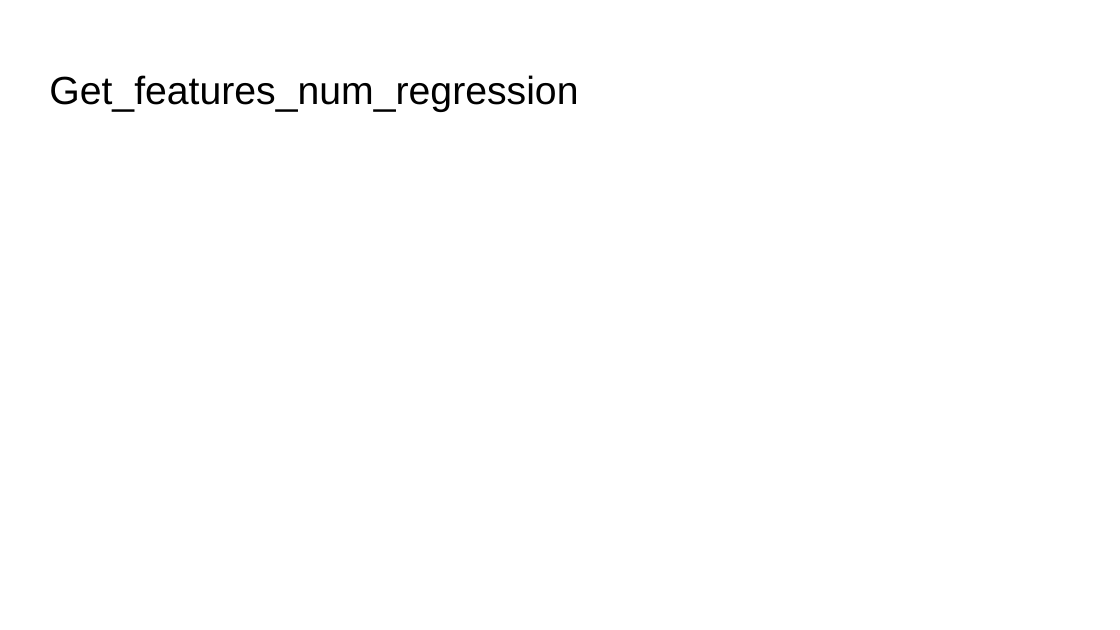
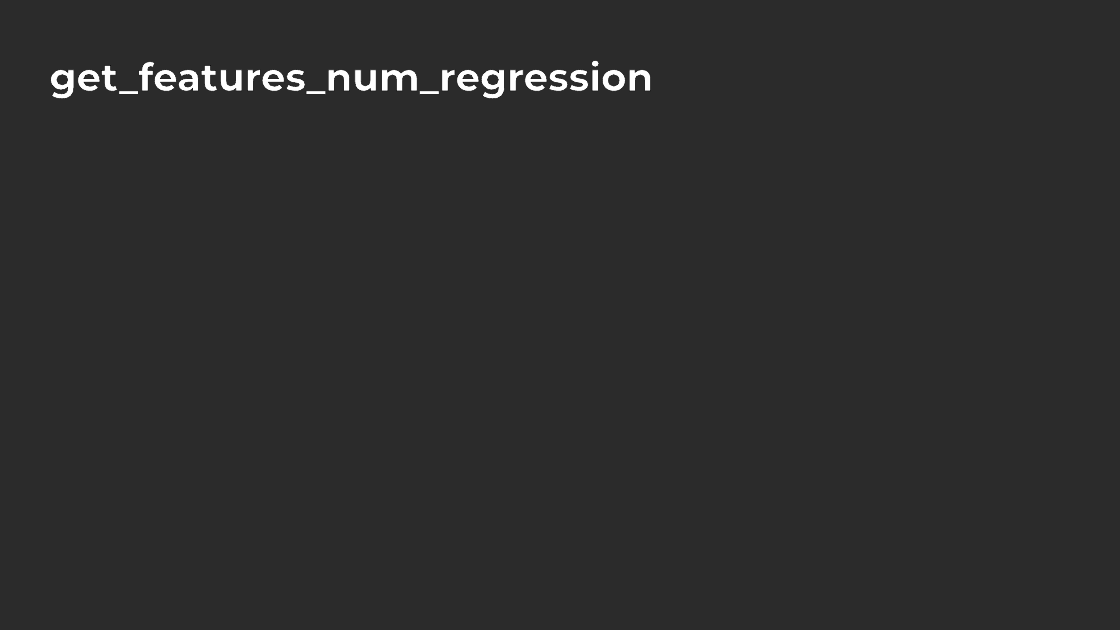
Before and after one commit to mPuchadesdo/Team-Challenge---Team-Lasso, a slide deck: slide 4 of Team_Lasso.pptx. Drawn at 1120x630 pixels with LibreOffice and Linux fonts; fonts in the diff are those of the drawing; background and template pictures are left out; a plain dark background stands for a picture behind light text. Boxes give left, top, right and bottom in pixels: in the first picture for what was removed or moved away, otherwise in the second. Text is boxed around its words. In the diff, an @@ line names an element or a change of style, - is before the commit and + after.

```diff
--- a/Team_Lasso.pptx
+++ b/Team_Lasso.pptx
@@ background #FFFFFF to picture (left out) @@
@@ title at <box>49,61,653,99</box>: text changed; size 25.2 to 25 pt; font Arial to Montserrat; text colour #000000 to #FFFFFF; bold on @@
-Get_features_num_regression
+get_features_num_regression
```
Also in this commit, not shown: 6 other slides changed, 1 slide added.
